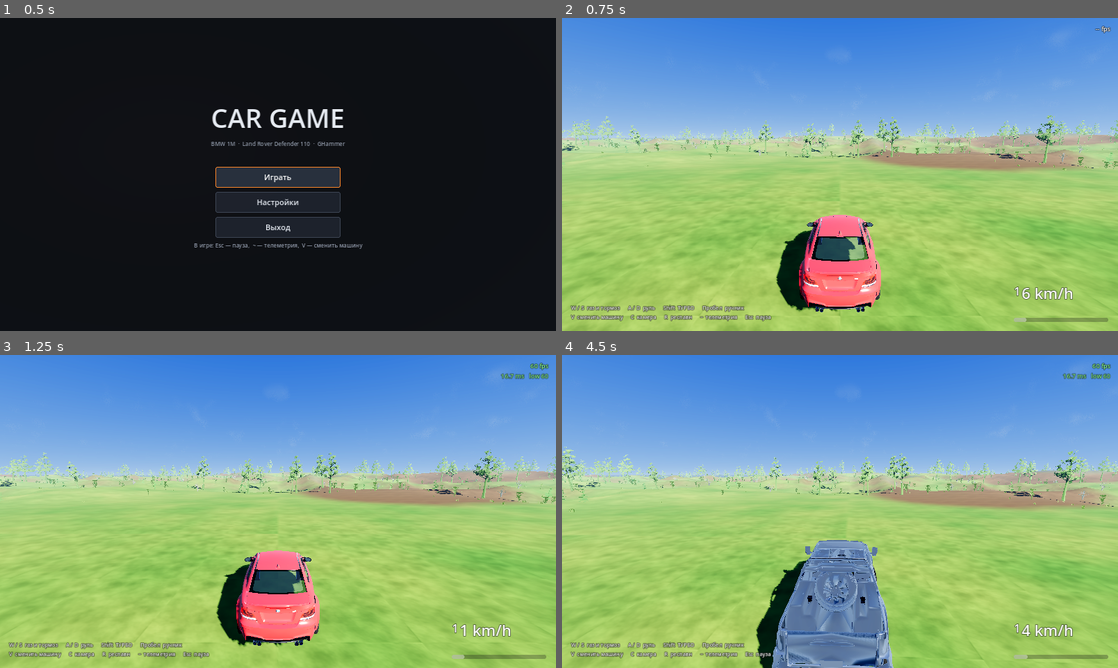
Above: before the commit, frames 1-4 (two rows, left to right).
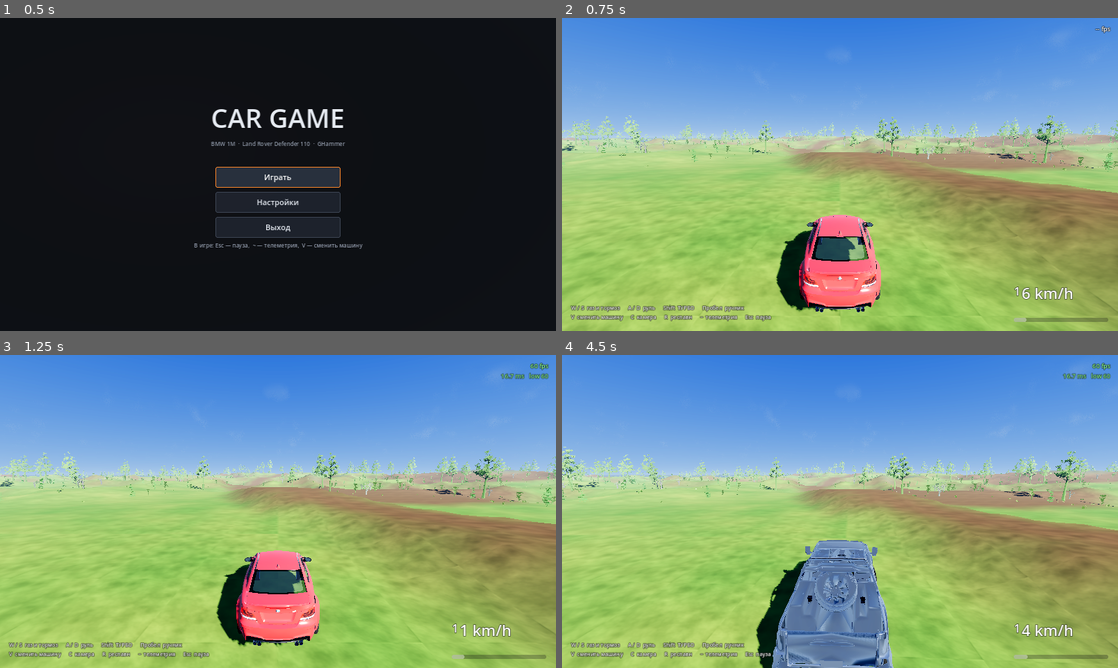
Above: after the commit, the same moments.

Repository: maksummatatov10-spec1231/cargame
Game: Godot game, scene res://scenes/main_menu.tscn
Same seed, same stepped clock (60 frames per second), same inputs: the game is played once before the commit and once after it.
Inputs:
- Up to frame 1 (0.5 s): no input
- Up to frame 2 (0.75 s): click "Играть" at 0.5 s
- Up to frame 3 (1.25 s): no input
- Up to frame 4 (4.5 s): hold D (steer_right) 1.28-2.03 s; hold V (switch_vehicle) 1.28-2.03 s; hold S (drive_backward) 2.03-2.78 s; tap C (toggle_camera) at 2.1, 4.35 s; hold D (steer_right) 2.78-3.53 s; hold Shift (turbo) 2.78-3.53 s; hold W (drive_forward) 3.53-4.28 s; tap V (switch_vehicle) at 3.6 s; hold A (steer_left) from 4.28 s (still down)

Frame 1 is identical in both runs. In frame 2, 13% of the frame differs, in the area x 0-100%, y 31-100%; in frame 3, 13%; in frame 4, 14%, in the area x 0-100%, y 29-100%.

Commit message:
v3.3: recover untitled.fbx, add a zero-cost dirt road, document everything
ASSET ANALYSIS. Every uploaded file was re-parsed. untitled.fbx had never
been used and carries three species the map was missing - two grasses and
the only flower in any of the assets. Its geometries are named after the
first of their 5,000 Dupli copies, which is why they were never found
before; the copies themselves are ignored because Forest scatters with a
MultiMesh.

Textures.rar holds two bark textures and a 6.4 MB leaf sheet. The bark
extracted (stored uncompressed); the leaf sheet uses RAR method 3, which
there is no unpacker for here. Deliberately NOT wired up either way: the
vegetation is opaque and single-coloured today, and alpha foliage would
break the depth prepass and add overdraw. Documented rather than half-done.

MESH DECIMATION. The new species are dense clumps - 2,298 / 1,467 / 448
triangles for plants ~0.2 m tall. tools/mesh_decimate.py implements vertex
clustering (Rossignac & Borrel 1993), which suits foliage better than
quadric simplification and cannot produce non-manifold output:
  grass_wide 2298 -> 342 (-85%)   grass_fine 1467 -> 122 (-92%)
  daisy       448 ->  78 (-83%)
Bounding boxes preserved to 3 cm, zero degenerate faces, zero bad normals.
Net cost of all three species on screen: +5,065 triangles, +0.6%.

DIRT ROAD. The LFS archives are unreachable - github-cloud.githubusercontent
.com refuses TLS on all four IPs, and codeload does not expand LFS. So the
road is carved into the heightfield and painted into the existing surface
map instead: zero draw calls, zero triangles, no separate collision, no
z-fighting, and the tyre model picks up dirt grip and rolling drag for free
because wheel.gd already reads the surface type. Measured: max grade 0.245
along the road vs 0.730 in open country, cross-slope 0.06, climbable on
dirt's mu of 0.96, 399 m long, wanders +-29 m. The forest keeps off it.

docs/OPTIMISATION.md documents the analysis, every optimisation with its
measured effect, and - importantly - what was deliberately not done and why.

Two new check suites, both confirmed by re-introducing the problem.

Co-authored-by: arena-agent <297053741+arena-agent@users.noreply.github.com>

Diff:
--- a/scripts/forest.gd
+++ b/scripts/forest.gd
@@ -180,6 +180,29 @@
 		"scale_max": 0.85, "max_slope": 0.38, "tint": Color(0.34, 0.42, 0.19),
 		"solid": false, "wind_anchor": 0.0, "wind": 0.13,
 		"cull_distance": 55.0, "lod_bias": 3.0, "mesh_height": 0.56},
+	# Three species recovered from untitled.fbx, which had never been used.
+	# It is the only uploaded asset containing a flower, and its grasses are
+	# a different shape from the existing tuft, which breaks up the repetition
+	# of a single ground-cover mesh.
+	#
+	# The originals are dense clumps - 2,298 / 1,467 / 448 triangles for
+	# plants about 0.2 m tall - so they were run through
+	# tools/mesh_decimate.py first: 342 / 122 / 78 triangles, with the
+	# bounding box preserved to within 3 cm and no degenerate faces.
+	{"mesh_name": "grass_wide", "count": 420, "scale_min": 0.8,
+		"scale_max": 1.6, "max_slope": 0.36, "tint": Color(0.33, 0.44, 0.20),
+		"solid": false, "wind_anchor": 0.0, "wind": 0.12,
+		"cull_distance": 48.0, "lod_bias": 3.0, "mesh_height": 0.22},
+	{"mesh_name": "grass_fine", "count": 700, "scale_min": 0.8,
+		"scale_max": 1.7, "max_slope": 0.38, "tint": Color(0.36, 0.46, 0.21),
+		"solid": false, "wind_anchor": 0.0, "wind": 0.14,
+		"cull_distance": 45.0, "lod_bias": 3.0, "mesh_height": 0.21},
+	# Flowers are sparse on purpose: a meadow of solid daisies looks wrong,
+	# and scattered ones are what the eye reads as variety.
+	{"mesh_name": "daisy", "count": 260, "scale_min": 0.9, "scale_max": 1.5,
+		"max_slope": 0.30, "tint": Color(0.86, 0.88, 0.72), "solid": false,
+		"wind_anchor": 0.0, "wind": 0.16, "cull_distance": 40.0,
+		"lod_bias": 3.0, "mesh_height": 0.17},
 	{"mesh_name": "rock_a", "count": 70, "scale_min": 0.25, "scale_max": 0.7,
 		"max_slope": 1.0, "tint": Color(0.40, 0.39, 0.37), "solid": true,
 		"collision_radius": 0.9, "wind_anchor": 99.0, "wind": 0.0,
@@ -417,6 +440,15 @@
 			continue
 		if entry.min_distance > 0.0 and from_centre < entry.min_distance:
 			continue
+		# Keep the road clear. Solid props are pushed right off it plus a
+		# margin; ground cover is allowed onto the verge but not the running
+		# surface, which is what makes the edge look used rather than mown.
+		var road := _terrain.road_offset(x, z)
+		var clearance := _terrain.road_width \
+			+ (_terrain.road_shoulder if entry.solid else 0.6)
+		if road < clearance:
+			continue
+
 		var slope := _terrain.sample_slope(x, z)
 		if slope > entry.max_slope:
 			continue
--- a/scripts/terrain.gd
+++ b/scripts/terrain.gd
@@ -114,6 +114,24 @@
 @export var feature_size := 190.0
 ## Reproducible layout.
 @export var noise_seed := 20260730
+## Carve a dirt road across the map.
+##
+## The road is not a mesh. It is cut into the heightfield and painted into the
+## surface map that already exists, so it costs ZERO extra draw calls, zero
+## extra triangles, and the tyre model picks up its grip and rolling drag for
+## free through sample_surface(). A separate road mesh would have needed its
+## own draw call, its own collision, and z-fighting where it met the ground.
+@export var road_enabled := true
+## Half-width of the running surface in metres.
+@export var road_width := 4.2
+## Width of the graded shoulder either side, where the ground blends back.
+@export var road_shoulder := 3.4
+## How strongly the road flattens what it crosses. 1 = perfectly level,
+## 0 = follows the terrain exactly.
+@export_range(0.0, 1.0) var road_flatten := 0.82
+## How far the road wanders, in metres. A dead straight road across a
+## procedural landscape looks like a runway.
+@export var road_wander := 46.0
 ## Radius around the origin kept flat, so the car has somewhere to spawn.
 @export var flat_radius := 26.0
 ## How far beyond [member flat_radius] the ground blends into the hills.
@@ -229,6 +247,18 @@
 				var t := clampf((dist - flat_radius) / maxf(flat_falloff, 0.01), 0.0, 1.0)
 				t = t * t * (3.0 - 2.0 * t)
 				h = lerpf(_plateau_height, h, t)
+
+			# Grade the road in. Full flattening on the running surface,
+			# easing out across the shoulder so there is no step at the edge.
+			if road_enabled:
+				var offset := road_offset(wx, wz)
+				if offset < road_width + road_shoulder:
+					var t := clampf(
+						(offset - road_width) / maxf(road_shoulder, 0.01),
+						0.0, 1.0)
+					t = t * t * (3.0 - 2.0 * t)
+					var blend := road_flatten * (1.0 - t)
+					h = lerpf(h, _road_height(wz), blend)
 
 			heights[z * resolution + x] = h
 
@@ -254,7 +284,52 @@
 				var patch := _value_noise(x * _cell / 55.0, z * _cell / 55.0, 909)
 				if patch > 0.68:
 					s = Surface.DIRT
+
+			# The road wins over everything else. Painting it into the surface
+			# map is the whole trick: the shader already blends grass/dirt/rock
+			# from vertex colour, and wheel.gd already reads grip and rolling
+			# drag per surface, so the road becomes both visible and drivable
+			# without a single new node.
+			if road_enabled:
+				var wx := x * _cell - _half
+				var wz := z * _cell - _half
+				if road_offset(wx, wz) < road_width:
+					s = Surface.DIRT
 			surfaces[i] = s
+
+
+## Distance from a world position to the centre line of the road, in metres,
+## and the road's own height there.
+##
+## The centre line is a sine curve running north-south through the spawn
+## point, so it always passes the car and always has corners. Solving the
+## exact nearest point on a sine is not worth it - the curve is shallow, so
+## sampling the horizontal offset at this z is accurate to a few centimetres
+## and costs one sin() instead of an iteration.
+func road_offset(wx: float, wz: float) -> float:
+	if not road_enabled:
+		return INF
+	var centre := sin(wz / road_wander) * road_wander * 0.42 \
+		+ sin(wz / (road_wander * 2.7) + 1.3) * road_wander * 0.22
+	return absf(wx - centre)
+
+
+## Height the road surface wants to sit at, before blending.
+##
+## Averaged along the direction of travel, so the road grades through bumps
+## instead of inheriting every one of them - which is what makes a dirt track
+## read as a track rather than as painted grass.
+func _road_height(wz: float) -> float:
+	var total := 0.0
+	var samples := 9
+	var span := 11.0
+	for i in samples:
+		var t := (float(i) / float(samples - 1) - 0.5) * 2.0 * span
+		var z := wz + t
+		var centre := sin(z / road_wander) * road_wander * 0.42 \
+			+ sin(z / (road_wander * 2.7) + 1.3) * road_wander * 0.22
+		total += _fractal(centre, z) * height_scale
+	return total / float(samples)
 
 
 ## Mean terrain height on a circle of the given radius, before levelling.
Binary file added: assets/forest/daisy.bin
Not shown, added: assets/forest/daisy.gltf
Binary file added: assets/forest/grass_fine.bin
Not shown, added: assets/forest/grass_fine.gltf
Binary file added: assets/forest/grass_wide.bin
Not shown, added: assets/forest/grass_wide.gltf
Not shown, added: docs/OPTIMISATION.md
Not shown, removed: low-poly-forest-tree-pack.zip
Not shown, added: release/CarGame-v3.3-godot4.3.zip
Not shown, changed: tools/forest_to_gltf.py
Not shown, added: tools/mesh_decimate.py
Not shown, changed: tools/render_check.py
(and 1 more such lines)
